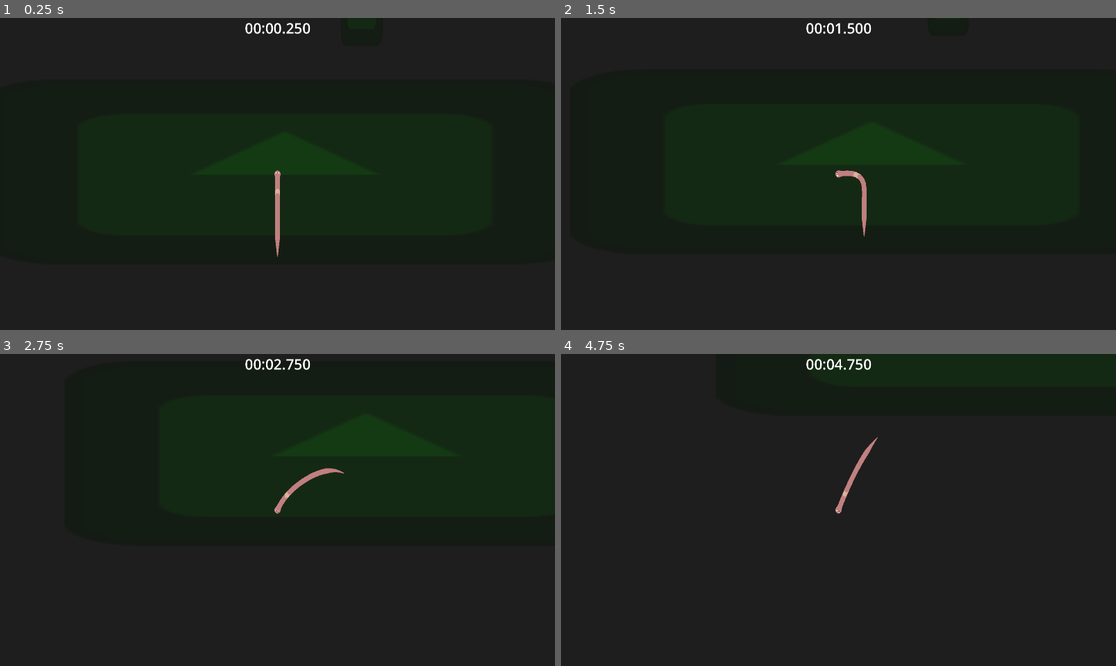
Above: before the commit, frames 1-4 (two rows, left to right).
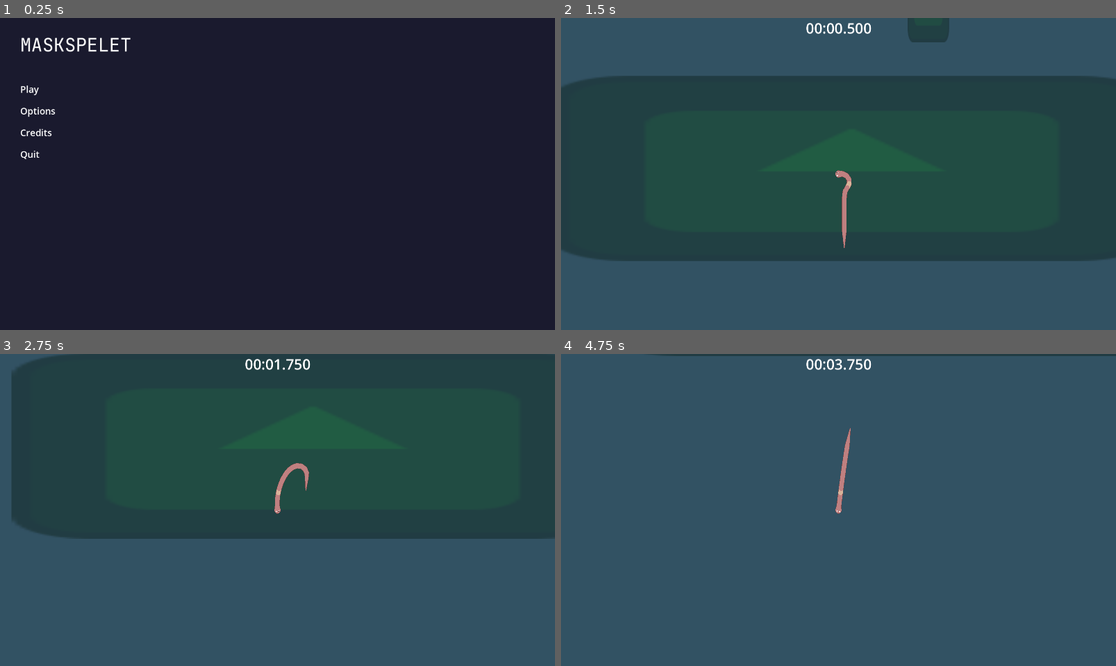
Above: after the commit, the same moments.

Repository: antax02/Mask-Spelet
Game: Godot game, scene res://scenes/ui/main_menu.tscn
Two runs of this game, one before a commit and one after it. Both use one fixed random seed, a clock stepped at 60 frames per second and the inputs below. Before the commit the project starts from res://scenes/levels/test_level.tscn. The engine's default icon, where the game draws it, is replaced by a stand-in: a white triangle on a blue panel in a dark square.
Inputs (mouse positions are in pixels of both pictures, inside the frame that each line leads up to):
- Up to frame 1 (0.25 s): no input
- Up to frame 2 (1.5 s): click (638, 89) at 0.5 s, where only the run after the commit has a clickable "Play"; move the mouse to (810, 236) at 1.27 s
- Up to frame 3 (2.75 s): move the mouse to (444, 556) at 2.02 s
- Up to frame 4 (4.75 s): move the mouse to (672, 463) at 2.77 s; move the mouse to (866, 510) at 3.52 s; move the mouse to (755, 432) at 4.27 s

The runs differ from the first frame. In frame 1, 60% of the frame differs, in the area x 0-100%, y 0-79%; in frame 2, 100%; in frame 3, 100%; in frame 4, 100%, in the area x 0-100%, y 0-100%.

Commit message:
Add escape menu and global pause system
Introduces an escape menu UI with resume, restart, and main menu options. Adds a global script for pause management and scene transitions, refactors main menu scene changes to use the new transition system, and updates project settings to autoload global and scene transition scripts. Integrates the escape menu into the test level scene.

Diff:
--- a/project.godot
+++ b/project.godot
@@ -11,9 +11,14 @@
 [application]
 
 config/name="Mask Spelet"
-run/main_scene="uid://l5xwkiyk7f8m"
+run/main_scene="uid://b1c6ieu7toiy7"
 config/features=PackedStringArray("4.5", "Forward Plus")
 config/icon="res://icon.svg"
+
+[autoload]
+
+Global="*res://scripts/global.gd"
+SceneTransition="*res://scripts/ui/scene_transition.gd"
 
 [display]
 
@@ -37,4 +42,4 @@
 
 [rendering]
 
-environment/defaults/default_clear_color=Color(0.11858138, 0.11858139, 0.11858133, 1)
+environment/defaults/default_clear_color=Color(0.19648615, 0.31997445, 0.38915083, 1)
--- a/scenes/levels/test_level.tscn
+++ b/scenes/levels/test_level.tscn
@@ -1,8 +1,9 @@
-[gd_scene load_steps=4 format=3 uid="uid://l5xwkiyk7f8m"]
+[gd_scene load_steps=5 format=3 uid="uid://l5xwkiyk7f8m"]
 
 [ext_resource type="PackedScene" uid="uid://bggnwmnubx1wk" path="res://scenes/player/player.tscn" id="1_ipv86"]
 [ext_resource type="PackedScene" uid="uid://52gps2rhq7b7" path="res://scenes/ui/timer.tscn" id="3_fr1um"]
 [ext_resource type="PackedScene" uid="uid://dr2whnta44ipn" path="res://scenes/enviroment/ground_basic.tscn" id="3_mr7is"]
+[ext_resource type="PackedScene" uid="uid://dynd43xihgas1" path="res://scenes/ui/escape_menu.tscn" id="4_v45ci"]
 
 [node name="TestLevel" type="Node2D"]
 
@@ -182,4 +183,6 @@
 
 [node name="Timer" parent="CanvasLayer" instance=ExtResource("3_fr1um")]
 
+[node name="Escape menu" parent="CanvasLayer" instance=ExtResource("4_v45ci")]
+
 [editable path="Ground/GroundBasic33"]
--- /dev/null
+++ b/scenes/ui/escape_menu.tscn
@@ -0,0 +1,61 @@
+[gd_scene load_steps=3 format=3 uid="uid://dynd43xihgas1"]
+
+[ext_resource type="Script" uid="uid://dfsgau6vnlwjm" path="res://scripts/ui/escape_menu.gd" id="1_vscpt"]
+[ext_resource type="Theme" uid="uid://ymoxu6tkn4db" path="res://resources/ui_theme.tres" id="2_y5i2k"]
+
+[node name="Escape menu" type="Control"]
+layout_mode = 3
+anchors_preset = 15
+anchor_right = 1.0
+anchor_bottom = 1.0
+grow_horizontal = 2
+grow_vertical = 2
+script = ExtResource("1_vscpt")
+
+[node name="Panel" type="Panel" parent="."]
+layout_mode = 1
+anchors_preset = 15
+anchor_right = 1.0
+anchor_bottom = 1.0
+grow_horizontal = 2
+grow_vertical = 2
+
+[node name="VBoxContainer" type="VBoxContainer" parent="Panel"]
+layout_mode = 1
+anchors_preset = 8
+anchor_left = 0.5
+anchor_top = 0.5
+anchor_right = 0.5
+anchor_bottom = 0.5
+offset_left = -28.5
+offset_top = -31.5
+offset_right = 28.5
+offset_bottom = 31.5
+grow_horizontal = 2
+grow_vertical = 2
+
+[node name="PausedLabel" type="Label" parent="Panel/VBoxContainer"]
+layout_mode = 2
+theme = ExtResource("2_y5i2k")
+theme_override_font_sizes/font_size = 64
+text = "Paused"
+horizontal_alignment = 1
+
+[node name="MarginContainer" type="MarginContainer" parent="Panel/VBoxContainer"]
+layout_mode = 2
+theme_override_constants/margin_top = 20
+
+[node name="ResumeButton" type="Button" parent="Panel/VBoxContainer"]
+layout_mode = 2
+theme_override_font_sizes/font_size = 32
+text = "Resume"
+
+[node name="RestartButton" type="Button" parent="Panel/VBoxContainer"]
+layout_mode = 2
+theme_override_font_sizes/font_size = 32
+text = "Restart"
+
+[node name="MenuButton" type="Button" parent="Panel/VBoxContainer"]
+layout_mode = 2
+theme_override_font_sizes/font_size = 32
+text = "Main Menu"
--- /dev/null
+++ b/scripts/global.gd
@@ -0,0 +1,30 @@
+extends Node
+
+var is_paused: bool = false
+
+signal game_paused(paused: bool)
+
+func _ready():
+	process_mode = Node.PROCESS_MODE_ALWAYS
+
+func pause_game():
+	if is_paused:
+		return
+
+	is_paused = true
+	get_tree().paused = true
+	game_paused.emit(true)
+
+func resume_game():
+	if not is_paused:
+		return
+
+	is_paused = false
+	get_tree().paused = false
+	game_paused.emit(false)
+
+func toggle_pause():
+	if is_paused:
+		resume_game()
+	else:
+		pause_game()
--- /dev/null
+++ b/scripts/ui/escape_menu.gd
@@ -0,0 +1,90 @@
+extends Control
+
+@onready var resume_button = $Panel/VBoxContainer/ResumeButton
+@onready var restart_button = $Panel/VBoxContainer/RestartButton
+@onready var menu_button = $Panel/VBoxContainer/MenuButton
+
+const BUTTON_FONT_SIZE = 32
+const BUTTON_CORNER_RADIUS = 8
+const BUTTON_PADDING = Vector4(20, 5, 20, 5)
+
+func _ready():
+	process_mode = Node.PROCESS_MODE_ALWAYS
+
+	# Start hidden
+	visible = false
+
+	# Connect to Global signal
+	Global.game_paused.connect(_on_game_paused)
+
+	# Connect button signals
+	resume_button.pressed.connect(_on_resume_pressed)
+	restart_button.pressed.connect(_on_restart_pressed)
+	menu_button.pressed.connect(_on_menu_pressed)
+
+	# Apply styling
+	var buttons = get_all_buttons()
+	for button in buttons:
+		apply_button_style(button)
+
+func _input(event):
+	if event.is_action_pressed("ui_cancel"):  # ESC key
+		Global.toggle_pause()
+
+func _on_game_paused(paused: bool):
+	visible = paused
+
+func get_all_buttons() -> Array[Button]:
+	return [resume_button, restart_button, menu_button]
+
+func apply_button_style(button: Button):
+	var stylebox_normal = create_stylebox(Color(0, 0, 0, 0), 0)
+	var stylebox_hover = create_stylebox(Color(1, 1, 1, 0.1), BUTTON_CORNER_RADIUS)
+	var stylebox_pressed = create_stylebox(Color(1, 1, 1, 0.15), BUTTON_CORNER_RADIUS)
+
+	button.add_theme_stylebox_override("normal", stylebox_normal)
+	button.add_theme_stylebox_override("hover", stylebox_hover)
+	button.add_theme_stylebox_override("pressed", stylebox_pressed)
+	button.add_theme_stylebox_override("focus", stylebox_normal)
+
+	button.add_theme_color_override("font_color", Color.WHITE)
+	button.add_theme_color_override("font_hover_color", Color.WHITE)
+	button.add_theme_color_override("font_pressed_color", Color.WHITE)
+	button.add_theme_font_size_override("font_size", BUTTON_FONT_SIZE)
+	button.alignment = HORIZONTAL_ALIGNMENT_CENTER
+
+func create_stylebox(bg_color: Color, corner_radius: int) -> StyleBoxFlat:
+	var stylebox = StyleBoxFlat.new()
+	stylebox.bg_color = bg_color
+	stylebox.border_width_left = 0
+	stylebox.border_width_top = 0
+	stylebox.border_width_right = 0
+	stylebox.border_width_bottom = 0
+	stylebox.corner_radius_top_left = corner_radius
+	stylebox.corner_radius_top_right = corner_radius
+	stylebox.corner_radius_bottom_left = corner_radius
+	stylebox.corner_radius_bottom_right = corner_radius
+	stylebox.content_margin_left = BUTTON_PADDING.x
+	stylebox.content_margin_top = BUTTON_PADDING.y
+	stylebox.content_margin_right = BUTTON_PADDING.z
+	stylebox.content_margin_bottom = BUTTON_PADDING.w
+	return stylebox
+
+func _on_resume_pressed():
+	Global.resume_game()
+
+func _on_restart_pressed():
+	# Unpause and reset state
+	Global.is_paused = false
+	get_tree().paused = false
+
+	# Get current scene and restart
+	var current_scene = get_tree().current_scene.scene_file_path
+	SceneTransition.change_scene(current_scene)
+
+func _on_menu_pressed():
+	# Unpause and reset state
+	Global.is_paused = false
+	get_tree().paused = false
+
+	SceneTransition.change_scene("res://scenes/ui/main_menu.tscn")
--- a/scripts/ui/main_menu.gd
+++ b/scripts/ui/main_menu.gd
@@ -90,29 +90,16 @@
 
 
 func _on_play_pressed():
-	_transition_to_scene("res://scenes/levels/test_level.tscn")
+	SceneTransition.change_scene("res://scenes/levels/test_level.tscn")
 
 
 func _on_options_pressed():
-	_transition_to_scene("res://scenes/ui/options_menu.tscn")
+	SceneTransition.change_scene("res://scenes/ui/options_menu.tscn")
 
 
 func _on_credits_pressed():
-	_transition_to_scene("res://scenes/ui/credits.tscn")
+	SceneTransition.change_scene("res://scenes/ui/credits.tscn")
 
 
 func _on_quit_pressed():
 	get_tree().quit()
-
-
-func _transition_to_scene(scene_path: String):
-	var tween = create_tween()
-	tween.tween_property(self, "modulate:a", 0.0, FADE_DURATION)
-	await tween.finished
-
-	if ResourceLoader.exists(scene_path):
-		get_tree().change_scene_to_file(scene_path)
-	else:
-		push_error("Scene not found: " + scene_path)
-		var fade_in = create_tween()
-		fade_in.tween_property(self, "modulate:a", 1.0, FADE_DURATION)
--- /dev/null
+++ b/scripts/ui/scene_transition.gd
@@ -0,0 +1,39 @@
+extends CanvasLayer
+
+@onready var color_rect = ColorRect.new()
+
+const FADE_COLOR = Color(0.05, 0.05, 0.1, 1.0)
+const FADE_DURATION = 0.4
+
+func _ready():
+	color_rect.color = FADE_COLOR
+	color_rect.modulate.a = 0.0
+	color_rect.mouse_filter = Control.MOUSE_FILTER_IGNORE
+
+	color_rect.set_anchors_preset(Control.PRESET_FULL_RECT)
+
+	add_child(color_rect)
+
+	process_mode = Node.PROCESS_MODE_ALWAYS
+	fade_in()
+
+func fade_out() -> void:
+	color_rect.mouse_filter = Control.MOUSE_FILTER_STOP
+	var tween = create_tween()
+	tween.set_ease(Tween.EASE_IN_OUT)
+	tween.set_trans(Tween.TRANS_CUBIC)
+	tween.tween_property(color_rect, "modulate:a", 1.0, FADE_DURATION)
+	await tween.finished
+
+func fade_in() -> void:
+	var tween = create_tween()
+	tween.set_ease(Tween.EASE_IN_OUT)
+	tween.set_trans(Tween.TRANS_CUBIC)
+	tween.tween_property(color_rect, "modulate:a", 0.0, FADE_DURATION)
+	await tween.finished
+	color_rect.mouse_filter = Control.MOUSE_FILTER_IGNORE
+
+func change_scene(scene_path: String) -> void:
+	await fade_out()
+	get_tree().change_scene_to_file(scene_path)
+	await fade_in()
Not shown, added: scripts/global.gd.uid
Not shown, added: scripts/ui/escape_menu.gd.uid
Not shown, added: scripts/ui/scene_transition.gd.uid
